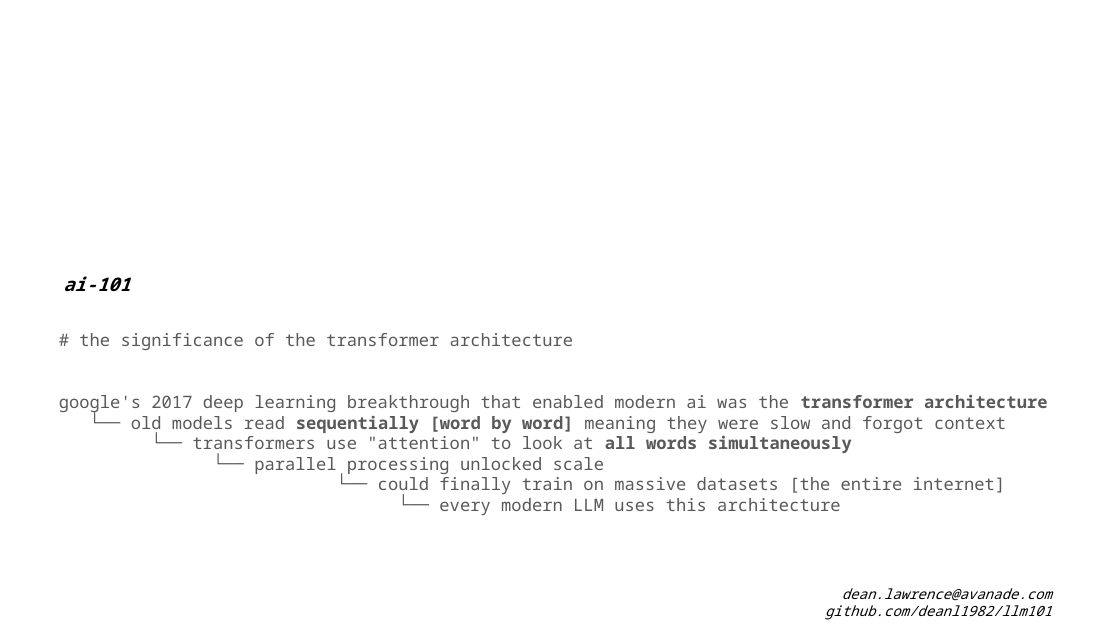
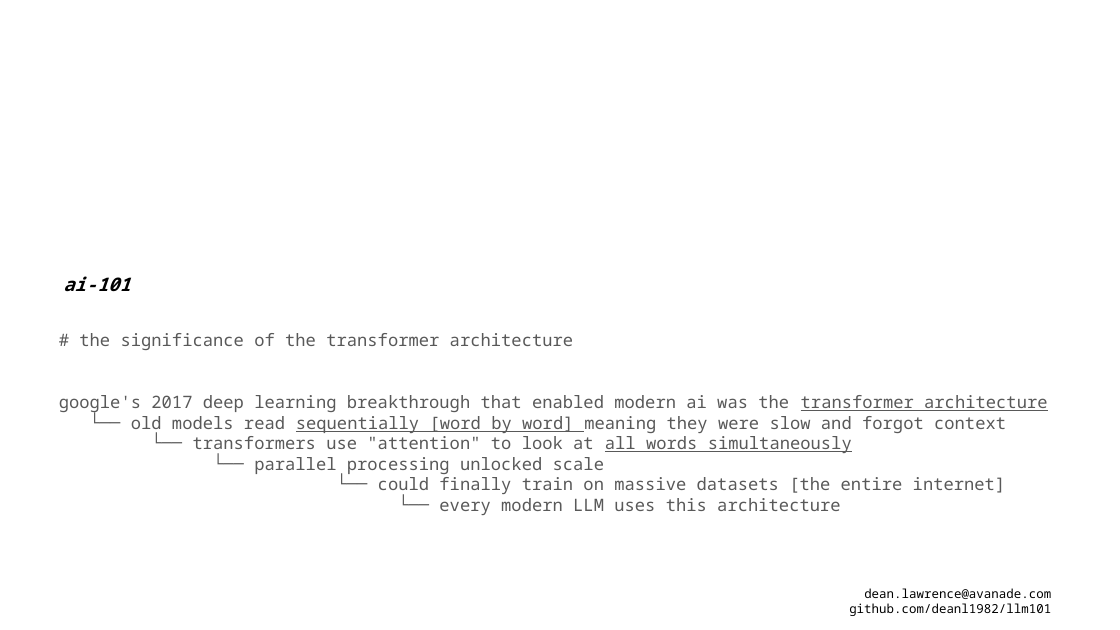
Before and after one commit to deanl1982/llm101, a slide deck: slide 4 of llm101.pptx (slide 5 before the commit). Drawn at 1120x630 pixels with LibreOffice and Linux fonts; fonts in the diff are those of the drawing. Boxes give left, top, right and bottom in pixels: in the first picture for what was removed or moved away, otherwise in the second. Text is boxed around its words. In the diff, an @@ line names an element or a change of style, - is before the commit and + after.

```diff
--- a/llm101.pptx
+++ b/llm101.pptx
@@ text at (59, 395, 1047, 454): bold off, underline on in "transformer architecture", "sequentially [word by word]", "all words simultaneously" @@
@@ text "dean.lawrence@avanade.com" at (849, 588, 1051, 616): size 9 to 8 pt, italic off @@
```
Also in this commit, not shown: 12 other slides changed.
